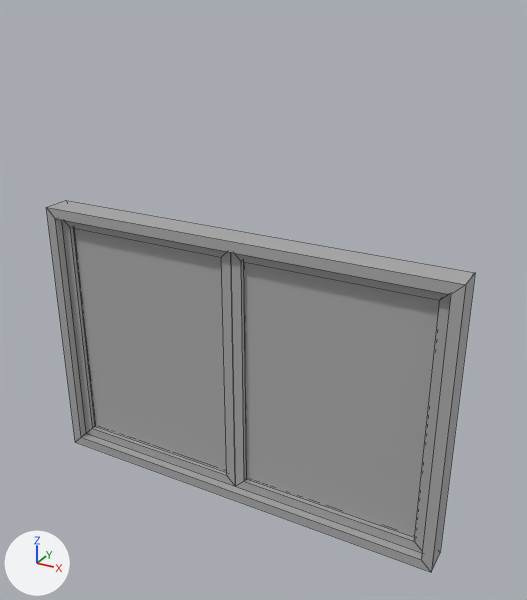
The FBX model Art/Assets/chernobyl_Theme/Buildings/Modular/Flat_Apartment_Kit/Fbx/SM_Flat_Apartment_WindowA.fbx, before and after one commit.
Camera for both pictures: a camera (50 mm lens) standing at (1.15, -1.89, 2.74) and looking at (0.09, 0.04, 1.78). Every picture has the same lights, and +X, +Y and +Z are marked at lower left. Mesh edges are drawn as thin lines. Where no turn or scale is listed for an object, it has been applied to the vertices.

Names of what the first picture shows: 'SM_Flat_Apartment_WindowA'.
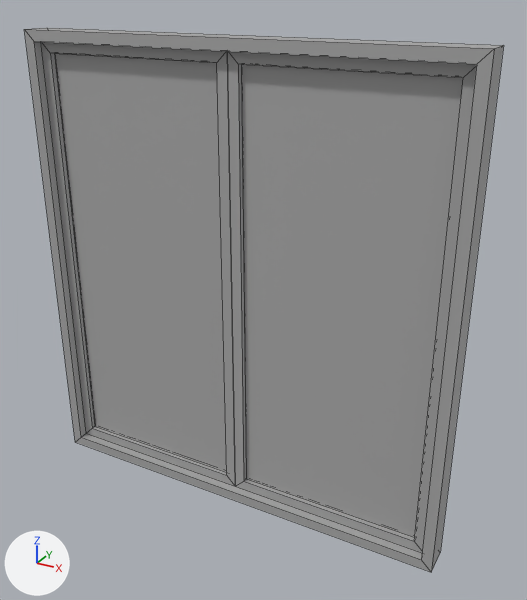
Where the change shows, as pixel boxes [x1, y1, x2, y2] in the pictures (527 x 600 px):
'SM_Flat_Apartment_WindowA', reshaped (12% wider, 47% taller)
    before: [46, 201, 475, 572]
    after: [24, 28, 504, 572]

Edits to the bpy script that builds the scene:
```text
Change me_mesh:
    where me_mesh.from_pydata(...)  # 64 vertices, 52 faces; spans x -0.75..0.75, y -0.05..0.05, z 1.0..2.0
    used by ob_sm_flat_apartment_windowa; location = (0.0, 0.0, 0.0)
    me_mesh part 1: all 32 vertices in x -0.75..0.75, y -0.05..0.05, z 1.93..2.0 are moved by (0.0, 0.0, 0.6)
```
